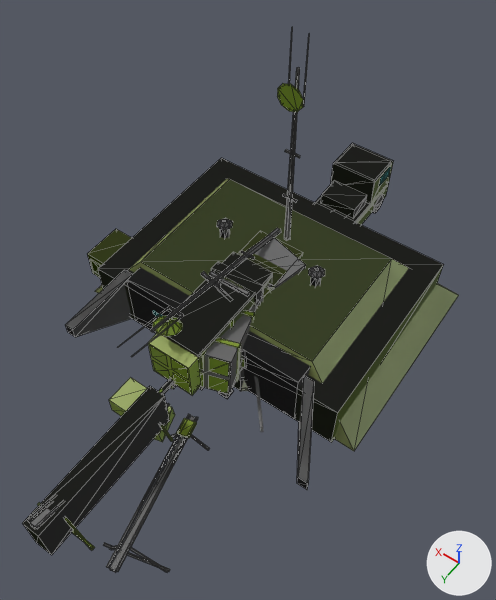
The glTF model assets/models/aaa.glb, before and after one commit.
The view is the same before and after, from a camera (50 mm lens) standing at (-186.0, 271.0, 442.0) and looking at (-21.0, 40.0, 78.0). Arrows for +X, +Y and +Z are at lower right; the lights stay in place. The older version comes first. Mesh edges are drawn as thin lines on the coarser meshes. Where no turn or scale is listed for an object, it has been applied to the vertices.

Before the edit, the objects in view are built like this:
```python
ob_aaa_113_lod1_s1v1 = bpy.data.objects.new('aaa_113_lod1_s1v1', me_aaa_113_lod1_s1v1)
ob_aaa_113_lod1_s1v1.location = (0.0, 0.0, 0.0)
ob_aaa_114_lod0_s1v0_part1 = bpy.data.objects.new('aaa_114_lod0_s1v0_part1', me_aaa_114_lod0_s1v0_part1)
ob_aaa_114_lod0_s1v0_part1.location = (0.0, 3.3, 21.3)
ob_aaa_114_lod0_s1v1 = bpy.data.objects.new('aaa_114_lod0_s1v1', me_aaa_114_lod0_s1v1)
ob_aaa_114_lod0_s1v1.location = (0.0, 0.0, 0.0)
# also in view: 'aaa_116_lod0_s1v1' at (7.0, 50.0, 31.0); 'aaa_116_lod1_s1v0' at (0.0, 66.0, 21.0); 'aaa_116_lod1_s1v1' at (0.0, 66.0, 21.0); 'aaa_113_lod0_s1v1' at (-6.0, -41.0, 33.0); 'aaa_116_lod0_s1v0' at (7.0, 56.0, 114.0)
```
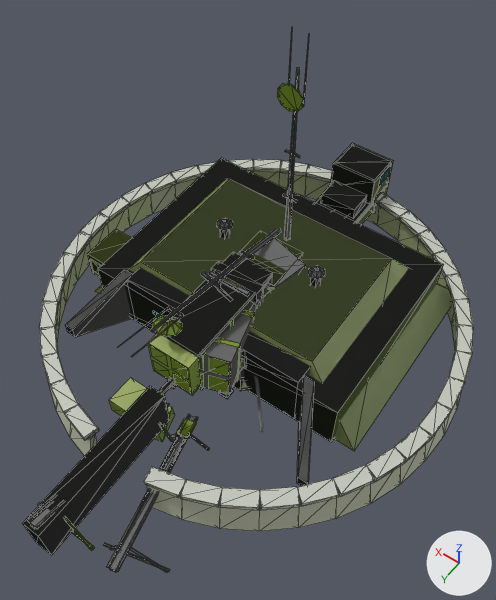
Pixel boxes [x1, y1, x2, y2] of what changed, in the pictures (496 x 600 px):
'aaa_123_lod0_wall', added
    after: [39, 159, 473, 531]
    faces in mat_pal_161 (light grey #c4c8bc): [39, 159, 473, 510]
    faces in mat_pal_162 (light grey #bcc0a8): [48, 167, 473, 531]
    faces in mat_pal_163 (greyish green #b4c090): [56, 171, 454, 345]

The change, as a diff of the scene's bpy script:
```diff
--- a/assets/models/aaa.glb.py
+++ b/assets/models/aaa.glb.py
@@ me_aaa_123_lod0_wall @@
+me_aaa_123_lod0_wall.from_pydata(...)  # 460 vertices, 912 faces; spans x -168.0..168.0, y -168.0..166.0, z -13.0..21.0
+# faces by material slot: [76, 280, 154, 66, 336]
+me_aaa_123_lod0_wall.materials.append(mat_pal_165)  # green #a4b070
+me_aaa_123_lod0_wall.materials.append(mat_pal_161)  # light grey #c4c8bc
+me_aaa_123_lod0_wall.materials.append(mat_pal_163)  # greyish green #b4c090
+me_aaa_123_lod0_wall.materials.append(mat_pal_164)  # green #a8b880
+me_aaa_123_lod0_wall.materials.append(mat_pal_162)  # light grey #bcc0a8
@@ ob_aaa_123_lod0_wall @@
+ob_aaa_123_lod0_wall = bpy.data.objects.new('aaa_123_lod0_wall', me_aaa_123_lod0_wall)
+ob_aaa_123_lod0_wall.location = (0.0, 0.0, 0.0)
```
